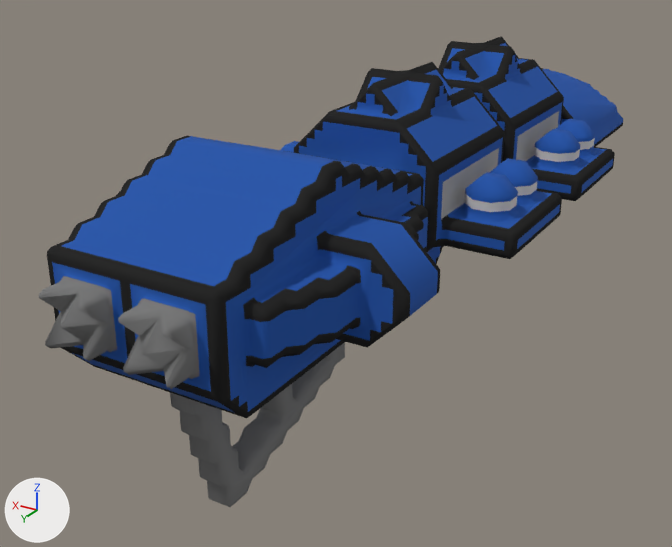
The OBJ model src/jsMain/resources/meshes/diadochi-3-chernobog-class.obj as it was, and as the next commit left it.
Before and after are seen from a 50 mm lens placed at (-45.7, 97.4, -63.6), pointed at (7.7, 8.5, -108.1). The axes (+X, +Y, +Z) are drawn at lower left. The lights are the same throughout. Where no turn or scale is listed for an object, it has been applied to the vertices.

In view in the first picture: 'diadochi-3-chernobog-class'.
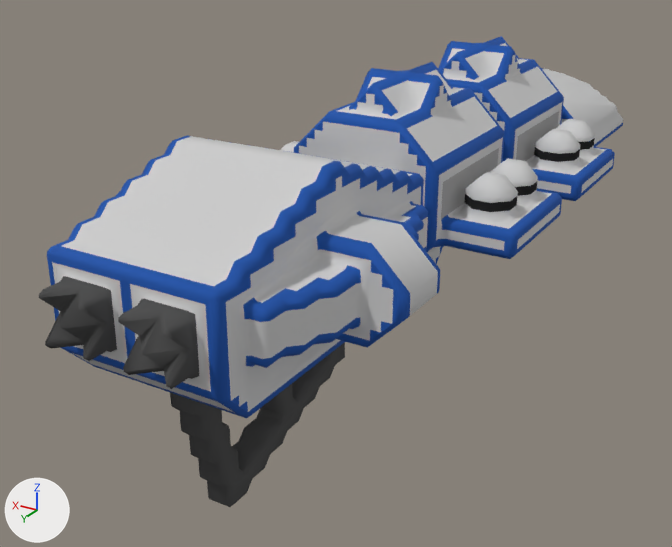
The newer file is also turned or shifted as a whole; pictures and numbers use the older file's frame.

Pixel boxes [x1, y1, x2, y2] of what changed, in the pictures (672 x 547 px; the box of a moved part takes in the faces that stretch with it):
part 1 of me_diadochi_3_chernobog_class, moved or reshaped
    before: [472, 43, 590, 138]
    after: [425, 47, 511, 174]
part 2 of me_diadochi_3_chernobog_class, moved or reshaped
    before: [46, 294, 182, 386]
    after: [46, 310, 166, 372]
part 3 of me_diadochi_3_chernobog_class, added
    after: [222, 338, 336, 453]
part 4 of me_diadochi_3_chernobog_class, surface changed
    both: [39, 36, 623, 507]

What changed in the scene script:
```text
Change me_diadochi_3_chernobog_class:
    used by ob_diadochi_3_chernobog_class; location = (0.0, 0.0, 0.0)
    remove me_diadochi_3_chernobog_class.from_pydata(...)  # 3771 vertices, 7024 faces; spans x -16.5..16.5, y -54.5..54.5, z -117.3..-83.3
    add me_diadochi_3_chernobog_class.from_pydata(...)  # 3775 vertices, 7030 faces; spans x -16.5..16.5, y -54.5..54.5, z -117.3..-83.3
    me_diadochi_3_chernobog_class part 1: 1 vertex moved from x 11.0, y 8.5, z -92.8 to x 11.0, y 8.0, z -93.3; 13 vertices removed from x -14.0..10.0, y -19.0..20.0, z -105.8..-83.8; 15 vertices added at x -14.0..14.0, y -24.0..8.5, z -105.3..-83.8
    me_diadochi_3_chernobog_class part 2: 5 vertices moved from x -4.5..4.5, y 53.0..54.0, z -96.8..-92.8 to x -6.0..6.0, y 53.5..54.0, z -96.8..-93.3; 3 vertices removed from x -5.5..4.5, y 54.0, z -96.8..-94.3; 2 vertices added at x -5.0..3.5, y 53.0, z -92.8..-92.3
    me_diadochi_3_chernobog_class part 3: 3 vertices added at x -12.0..-1.0, y 41.0..42.5, z -111.3..-96.8
    me_diadochi_3_chernobog_class part 4: 6190 kept faces spanning x -16.5..16.5, y -54.5..54.5, z -117.3..-83.3 get new texture (UV) coordinates
```
